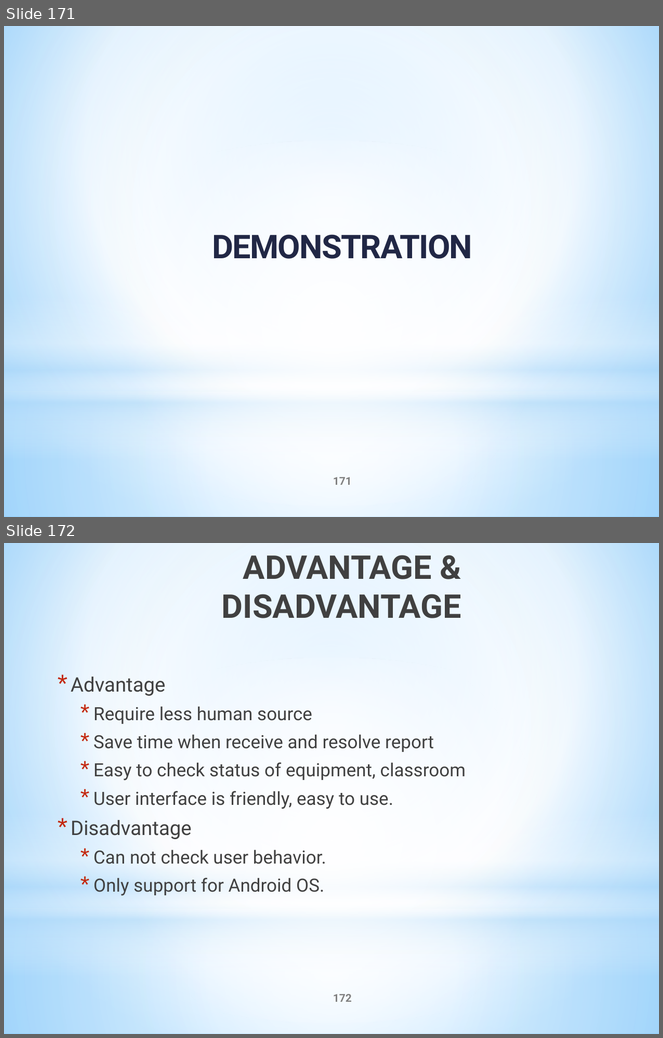
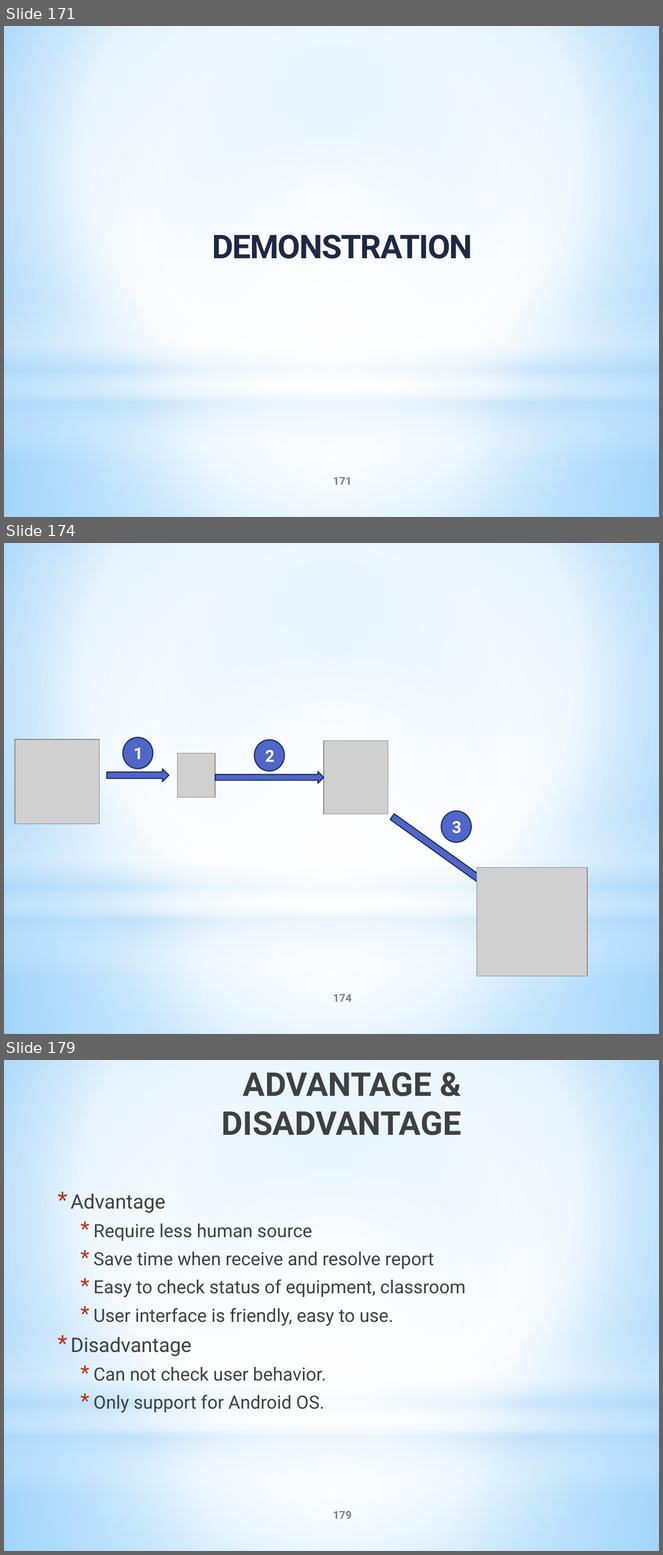
Before and after one commit to tranquang9a1/ECRM, a slide deck: Document/ECRM-Presentation v7.pptx. Shown one above the other, each under a label of ours: slides 171 and 172 before the commit, slides 171, 174 and 179 after it; the slides between them are not shown. The pictures are 663x1038 and 663x1555 pixels, drawn with LibreOffice and Linux fonts; fonts in the diff are those of the drawing; grey boxes stand for pictures. Boxes give left, top, right and bottom in pixels: in the first picture for what was removed or moved away, otherwise in the second. Text is boxed around its words. In the diff, an @@ line names an element or a change of style, - is before the commit and + after.

```diff
--- a/Document/ECRM-Presentation v7.pptx
+++ b/Document/ECRM-Presentation v7.pptx
@@ slide 174 added at (4, 543, 659, 1034), background gradient #9ED5FF to #FFFFFF to #5BB9FF; not listed: 4 template elements that a slide beside it also shows @@
@@ picture added at (15, 740, 100, 824) @@
@@ ellipse added at (123, 737, 153, 769), fill #4E67C8, outline #1F2E69 1.25 pt, 18 pt, text #FFFFFF, bold @@
+1
@@ ellipse added at (254, 740, 284, 772), fill #4E67C8, outline #1F2E69 1.25 pt, 18 pt, text #FFFFFF, bold @@
+2
@@ picture added at (324, 741, 388, 814) @@
@@ picture added at (178, 753, 215, 798) @@
@@ right arrow added at (107, 769, 169, 782), fill #4E67C8, outline #1F2E69 1.25 pt @@
@@ right arrow added at (215, 772, 324, 783), fill #4E67C8, outline #1F2E69 1.25 pt @@
@@ right arrow added at (388, 811, 495, 893), fill #4E67C8, outline #1F2E69 1.25 pt @@
@@ ellipse added at (442, 811, 472, 843), fill #4E67C8, outline #1F2E69 1.25 pt, 18 pt, text #FFFFFF, bold @@
+3
@@ picture added at (477, 867, 588, 976) @@
@@ page number added at (333, 994, 352, 1002), 12 pt, text #808080, bold @@
+174
@@ what was slide 172 is now slide 179 @@
@@ page number at (333, 1511, 352, 1519): text changed @@
-172
+179
```
Also in this commit, not shown: 10 slides changed, 7 other slides added, 1 slide removed.
